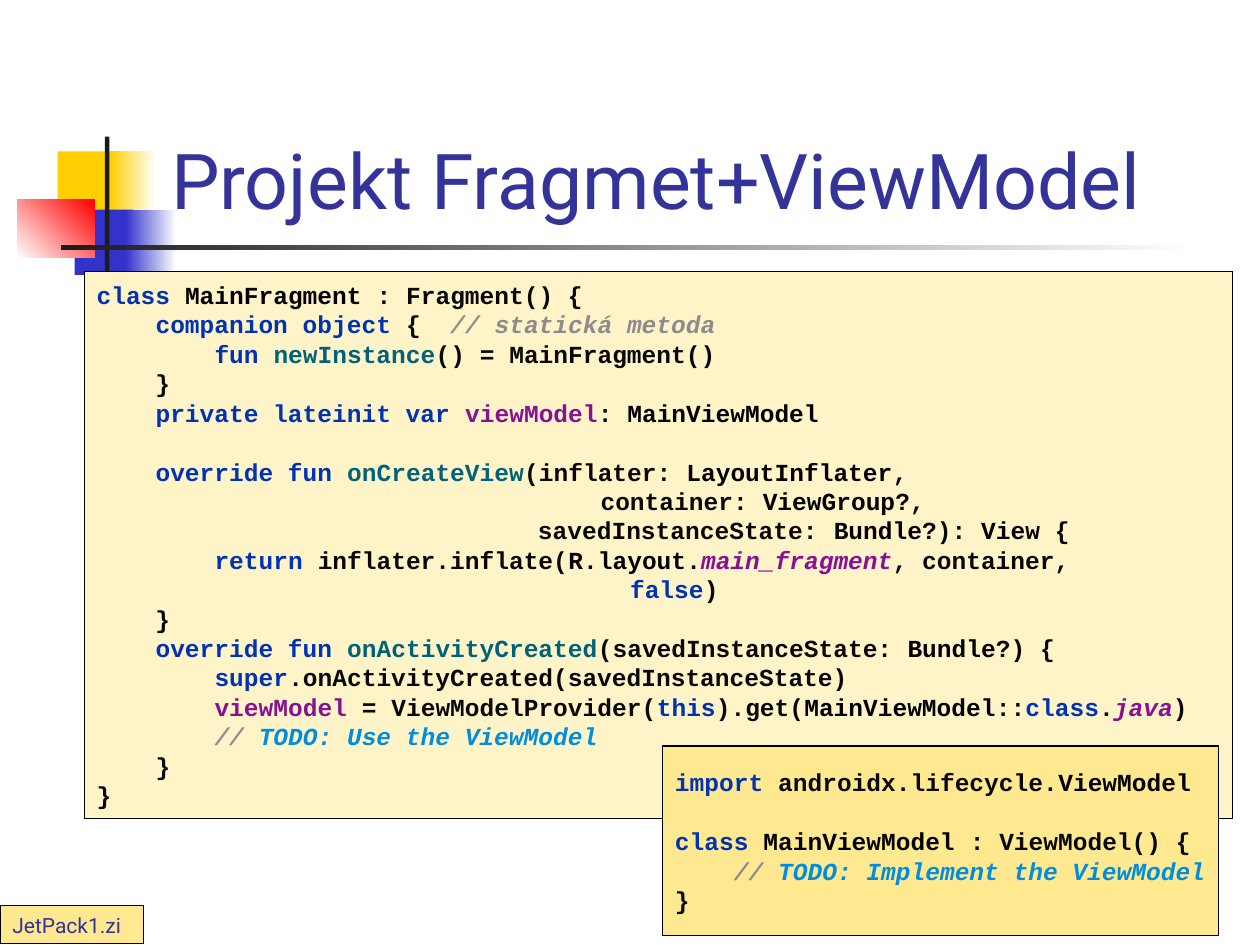
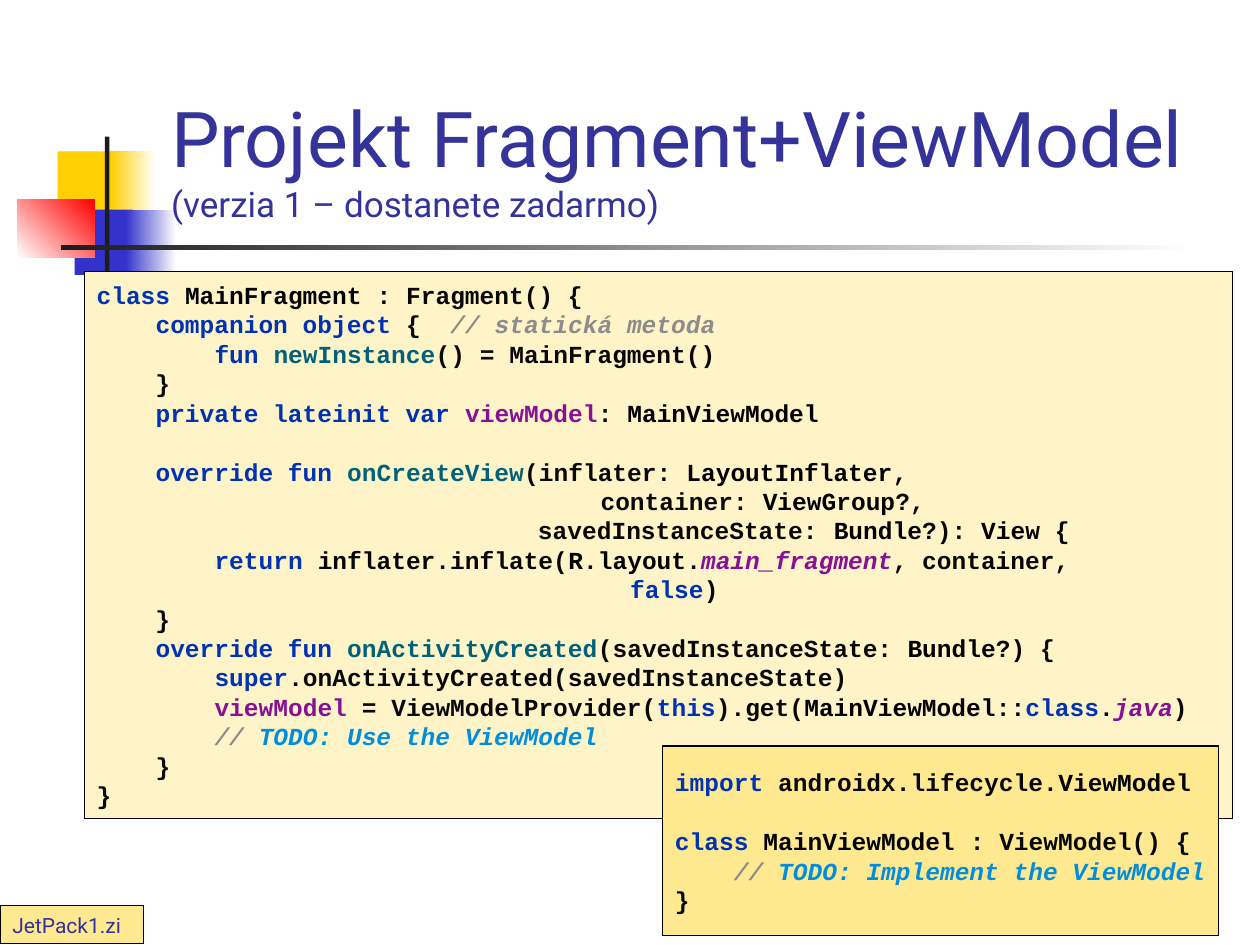
Before and after one commit to vmandro/Prednasky, a slide deck: slide 10 of 07/07_Android.ppt (slide 9 before the commit). Drawn at 1260x945 pixels with LibreOffice and Linux fonts; fonts in the diff are those of the drawing. Boxes give left, top, right and bottom in pixels: in the first picture for what was removed or moved away, otherwise in the second. Text is boxed around its words. In the diff, an @@ line names an element or a change of style, - is before the commit and + after.

```diff
--- a/07/07_Android.ppt
+++ b/07/07_Android.ppt
@@ title at bbox=[171, 109, 1182, 225]: text changed; size 44 to 20 pt @@
-Projekt Fragmet+ViewModel
+Projekt Fragment+ViewModel
+(verzia 1 – dostanete zadarmo)
```
Also in this commit, not shown: 15 other slides changed, 1 slide added, 4 other files.
